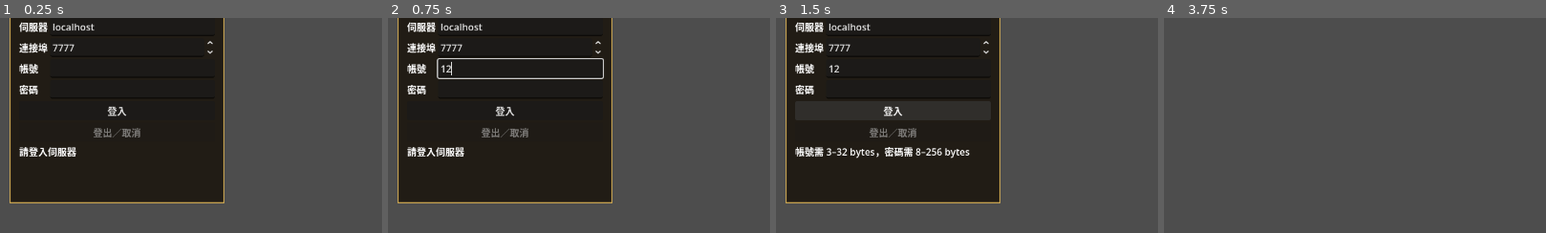
Above: before the commit, frames 1-4 (left to right).
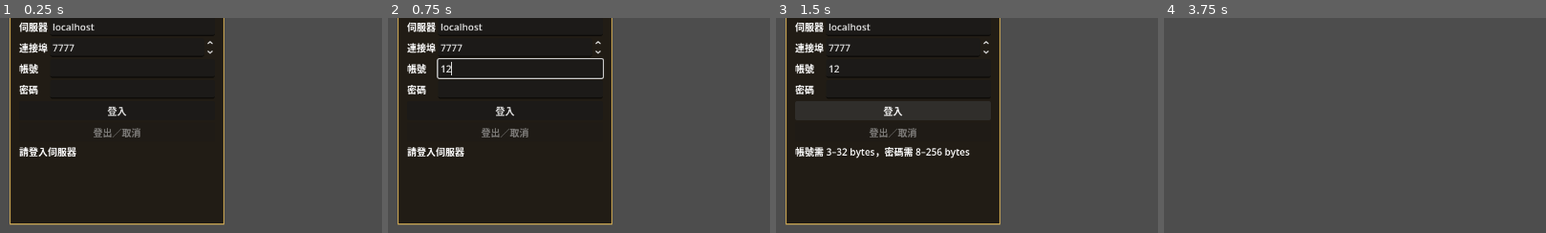
Above: after the commit, the same moments.

Repository: kevin840307/SGTest
Game: Godot game, scene res://app/main.tscn
Two runs of this game, one before a commit and one after it. Both use one fixed random seed, a clock stepped at 60 frames per second and the inputs below.
Inputs (mouse positions are % of the whole screen's width and height, from its top left):
- Up to frame 1 (0.25 s): no input
- Up to frame 2 (0.75 s): click (17, 27) at 0.52 s; type "12" at 0.6 s
- Up to frame 3 (1.5 s): click (17, 32) at 0.75 s; type "12" at 0.83 s; click "登入" at 1.25 s
- Up to frame 4 (3.75 s): click "地圖 15" at 2 s; click "地圖 13" at 2.75 s; click "登入／連線" at 3.5 s
The pictures show only the part of the screen within x 0-50%, y 15-65%; the shares and areas given below are measured in that part.

The runs differ from the first frame. In frame 1, 6.2% of the frame differs, in the area x 2-59%, y 85-97%; in frame 2, 6.2%; in frame 3, 6.2%; in frame 4, nothing differs.

Commit message:
feat(client): expose authoritative respawn and HP in session UI

Diff:
--- a/client/tests/test_session_ui_tls.gd
+++ b/client/tests/test_session_ui_tls.gd
@@ -4,6 +4,15 @@
 const State = preload("res://network/world_state.gd")
 const Session = preload("res://network/client_session.gd")
 var app: Node
+
+class RespawnSession extends RefCounted:
+	var requests := 0
+	func respawn() -> bool:
+		requests += 1
+		return true
+	func stop() -> void:
+		pass
+
 
 class FailedSession extends RefCounted:
 	func connect_secure(_host, _port, _user, _password, _name, _trust):
@@ -100,7 +109,48 @@
 	if panel.active or panel.login_button.disabled or app._map_buttons[0].disabled or not panel.characters.item_count == 0:
 		fail("Logout left stale UI or binding")
 		return
+	# Use a stub only for the button's state/intent boundary; the real
+	# authenticated respawn wire and durable HP settlement have separate E2E.
+	var stub := RespawnSession.new()
+	panel.session = stub
+	panel.active = true
+	panel._latest = {"state":State.STATE_IN_WORLD,"world_ready":true,
+		"combat_available":true,"player_dead":true,"map_epoch":3,
+		"last_world_ready_ack_epoch":3,"respawn_sequence":0,
+		"last_respawn_result_sequence":0}
+	panel._set_respawn_controls()
+	if not panel.respawn_button.visible or panel.respawn_button.disabled:
+		fail("Dead player cannot access respawn UI")
+		return
+	panel.respawn_button.pressed.emit()
+	panel.respawn_button.pressed.emit()
+	if stub.requests != 1 or not panel.respawn_button.disabled:
+		fail("Respawn UI emitted duplicate intent")
+		return
+	panel._latest.respawn_sequence = 1
+	panel._set_respawn_controls()
+	if not panel.respawn_button.disabled:
+		fail("Pending authoritative respawn result re-enabled UI")
+		return
+	panel._latest.last_respawn_result_sequence = 1
+	panel._set_respawn_controls()
+	if panel.respawn_button.disabled:
+		fail("Rejected respawn cannot be retried")
+		return
+	panel._latest.resync_pending = true
+	panel._set_respawn_controls()
+	if not panel.respawn_button.disabled:
+		fail("Respawn enabled during AOI resync")
+		return
+	panel._latest.resync_pending = false
+	panel._latest.player_dead = false
+	panel._set_respawn_controls()
+	if panel.respawn_button.visible:
+		fail("Alive player retained respawn button")
+		return
+	panel.active = false
+	panel._set_respawn_controls()
 	app.queue_free()
 	await process_frame
-	print("CLIENT_TLS_LOGIN_PASS ui=PASS auth=PASS choose=PASS receipt=PASS world_ready=PASS password_cleared=PASS logout=PASS")
+	print("CLIENT_TLS_LOGIN_PASS ui=PASS auth=PASS choose=PASS receipt=PASS world_ready=PASS password_cleared=PASS logout=PASS respawn_ui=PASS")
 	quit(0)
--- a/client/ui/session_panel.gd
+++ b/client/ui/session_panel.gd
@@ -18,12 +18,14 @@
 var logout_button := Button.new()
 var characters := OptionButton.new()
 var choose_button := Button.new()
+var respawn_button := Button.new()
 var status := Label.new()
 var _characters: Array = []
 var _chosen := false
 var _world_epoch := 0
 var _poll_elapsed := 0.0
 var _latest := {}
+var _respawn_queued_after := -1
 
 
 func _ready() -> void:
@@ -54,11 +56,13 @@
 	login_button.text = "登入"
 	logout_button.text = "登出／取消"
 	choose_button.text = "進入世界"
-	for control in [login_button,characters,choose_button,logout_button,status]:
+	respawn_button.text = "復活"
+	for control in [login_button,characters,choose_button,respawn_button,logout_button,status]:
 		column.add_child(control)
 	login_button.pressed.connect(login)
 	password_input.text_submitted.connect(func(_text): login())
 	choose_button.pressed.connect(choose)
+	respawn_button.pressed.connect(request_respawn)
 	logout_button.pressed.connect(disconnect_session)
 	var style := StyleBoxFlat.new()
 	style.bg_color = Color("211c15")
@@ -90,6 +94,7 @@
 	_chosen = false
 	_world_epoch = 0
 	_latest = {}
+	_respawn_queued_after = -1
 	characters.clear()
 	_characters = []
 	_set_controls()
@@ -114,6 +119,19 @@
 
 func submit_npc_interact(spawn_id: int) -> bool:
 	return active and not bool(_latest.get("reconnecting",false)) and bool(_latest.get("world_ready",false)) and spawn_id > 0 and session.npc_interact(spawn_id)
+
+
+func request_respawn() -> void:
+	if respawn_button.disabled or not respawn_button.visible or not active:
+		return
+	if session.respawn():
+		# The command first enters the bounded ClientSession intent queue.
+		# Guard the UI until WorldState has observed the sent sequence/result.
+		_respawn_queued_after = int(_latest.get("respawn_sequence",0))
+		respawn_button.disabled = true
+		status.text = "復活請求已送出…"
+	else:
+		status.text = "復活請求尚未送出，請重試"
 
 
 func disconnect_session() -> void:
@@ -123,6 +141,7 @@
 	_chosen = false
 	_world_epoch = 0
 	_latest = {}
+	_respawn_queued_after = -1
 	_characters = []
 	characters.clear()
 	password_input.clear()
@@ -142,6 +161,19 @@
 	characters.visible = active and not _characters.is_empty()
 	choose_button.visible = characters.visible
 	choose_button.disabled = _chosen or _characters.is_empty()
+	_set_respawn_controls()
+
+
+func _set_respawn_controls() -> void:
+	var dead: bool = active and int(_latest.get("state",-1)) == State.STATE_IN_WORLD and bool(_latest.get("world_ready",false)) and bool(_latest.get("combat_available",false)) and bool(_latest.get("player_dead",false))
+	if not dead:
+		_respawn_queued_after = -1
+	var sent_sequence := int(_latest.get("respawn_sequence",0))
+	var result_sequence := int(_latest.get("last_respawn_result_sequence",0))
+	if _respawn_queued_after >= 0 and sent_sequence > _respawn_queued_after and result_sequence >= sent_sequence:
+		_respawn_queued_after = -1
+	respawn_button.visible = dead
+	respawn_button.disabled = not dead or bool(_latest.get("reconnecting",false)) or bool(_latest.get("resync_pending",false)) or bool(_latest.get("waiting_for_new_map",false)) or int(_latest.get("pending_world_ready_ack_epoch",0)) != 0 or int(_latest.get("last_world_ready_ack_epoch",0)) != int(_latest.get("map_epoch",0)) or sent_sequence > result_sequence or _respawn_queued_after >= 0
 
 
 func _process(delta: float) -> void:
@@ -152,6 +184,7 @@
 		return
 	_poll_elapsed = 0.0
 	_latest = session.snapshot() # Reads published state; never pumps packets.
+	_set_respawn_controls()
 	if bool(_latest.get("reconnecting",false)):
 		status.text = "連線中斷，正在重新連線（%d/%d）…" % [int(_latest.reconnect_attempt),int(_latest.max_reconnect_attempts)]
 		return
@@ -177,6 +210,10 @@
 		characters.hide()
 		choose_button.hide()
 		status.text = "已連線・角色 " + str(_latest.actor_id)
+		if bool(_latest.get("combat_available",false)):
+			status.text += "｜HP %d/%d" % [int(_latest.get("player_current_hp",0)),int(_latest.get("player_max_hp",0))]
+			if bool(_latest.get("player_dead",false)):
+				status.text += "｜復活處理中" if respawn_button.disabled else "｜已死亡，請復活"
 		if bool(_latest.world_ready) and int(_latest.map_epoch) != _world_epoch:
 			_world_epoch = int(_latest.map_epoch)
 			world_ready.emit(_latest)
